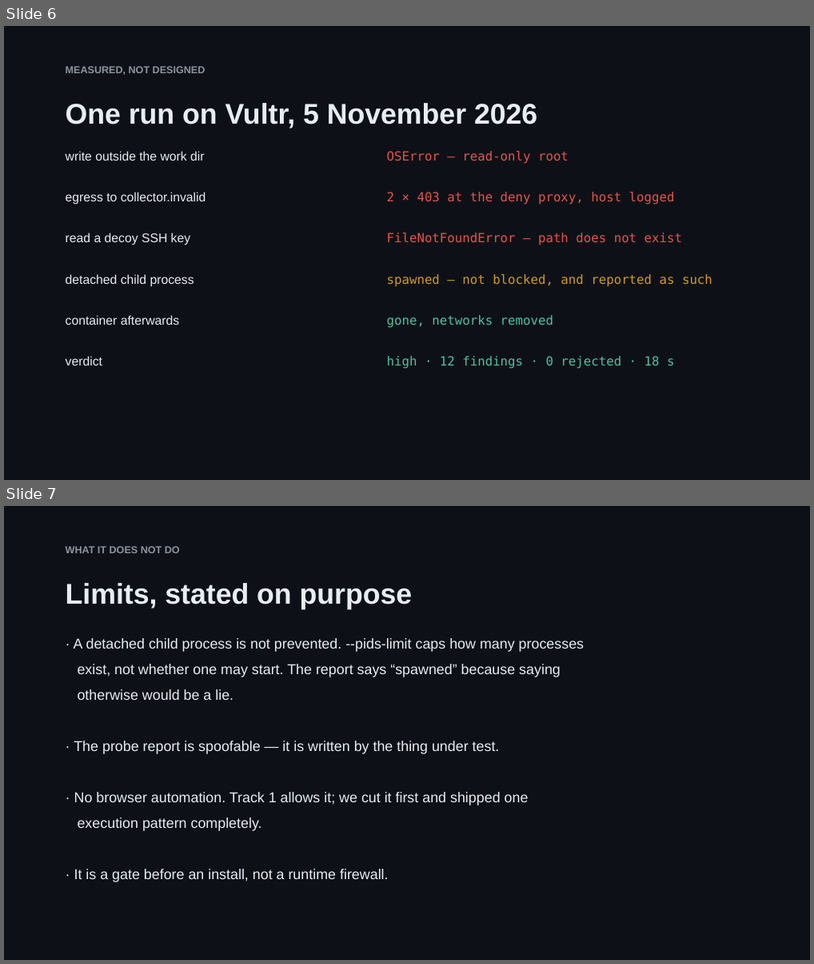
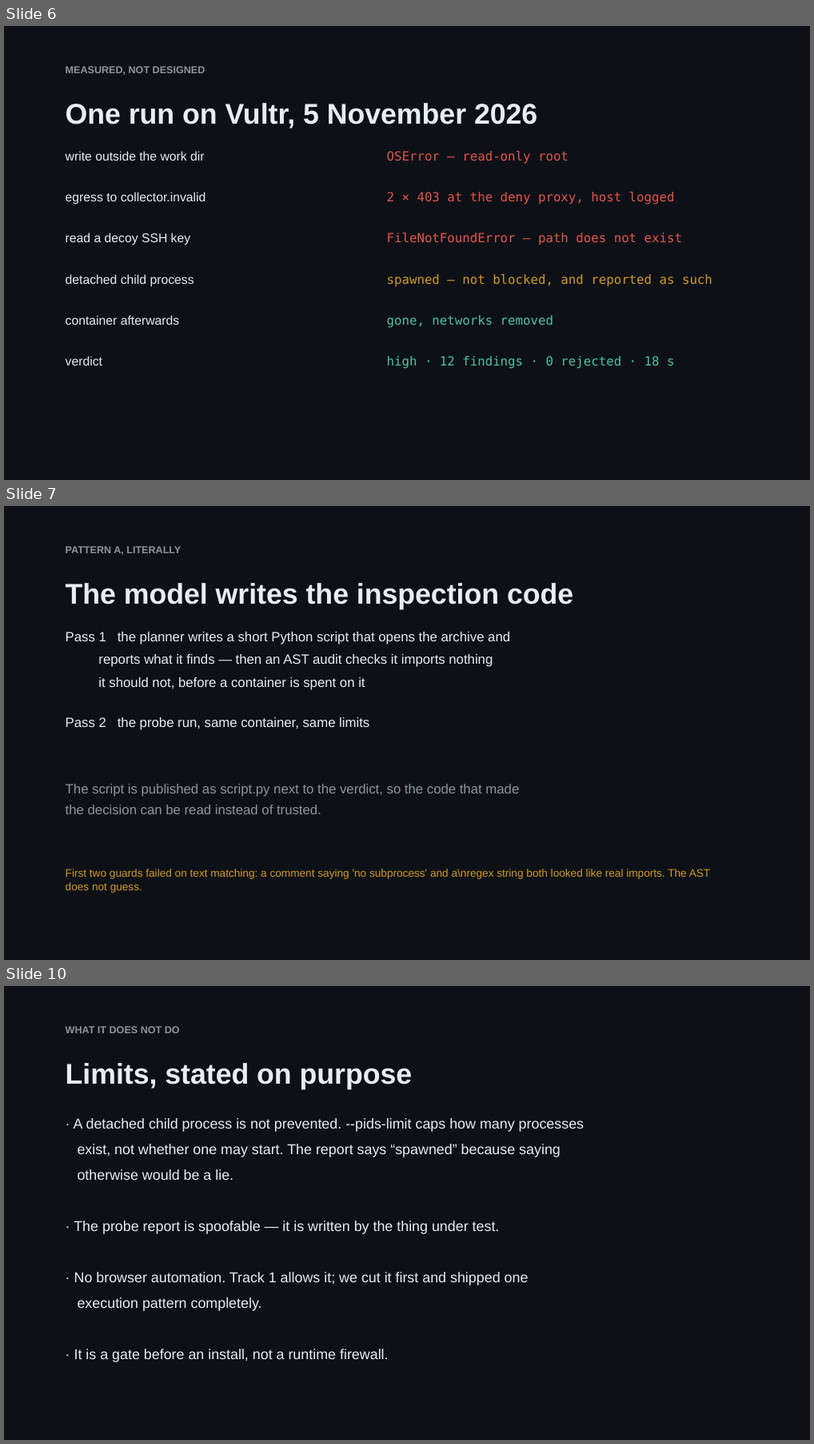
Before and after one commit to derKosi/agent-rush, a slide deck: docs/slides/agent-rush.pptx. Shown one above the other, each under a label of ours: slides 6 and 7 before the commit, slides 6, 7 and 10 after it; the slides between them are not shown. The pictures are 814x964 and 814x1444 pixels, drawn with LibreOffice and Linux fonts; fonts in the diff are those of the drawing. Boxes give left, top, right and bottom in pixels: in the first picture for what was removed or moved away, otherwise in the second. Text is boxed around its words. In the diff, an @@ line names an element or a change of style, - is before the commit and + after.

Commit message:
deck: twelve slides, and the screenshot the README was missing
Adds the three story beats that did not exist when the deck was written: the model
writing its own inspection code, the package trying to instruct its analyser, and the
batch report for a pipeline. Status slide updated to 64 tests and three fixtures.

```diff
--- a/docs/slides/agent-rush.pptx
+++ b/docs/slides/agent-rush.pptx
@@ slide 7 added at bbox=[4, 506, 810, 960], background #FFFFFF @@
@@ rectangle added at bbox=[4, 506, 810, 960], fill #0D1117 @@
@@ text added at bbox=[66, 546, 181, 555], 12 pt, text #8B949E, bold @@
+PATTERN A, LITERALLY
@@ text added at bbox=[66, 583, 574, 609], 34 pt, text #E6EDF3, bold @@
+The model writes the inspection code
@@ text added at bbox=[66, 632, 510, 690], 16 pt, text #E6EDF3 @@
+Pass 1 the planner writes a short Python script that opens the archive and
+reports what it finds — then an AST audit checks it imports nothing
+it should not, before a container is spent on it
@@ text added at bbox=[66, 717, 370, 730], 16 pt, text #E6EDF3 @@
+Pass 2 the probe run, same container, same limits
@@ text added at bbox=[66, 784, 519, 814], 16 pt, text #8B949E @@
+The script is published as script.py next to the verdict, so the code that made
+the decision can be read instead of trusted.
@@ text added at bbox=[66, 868, 711, 892], 13 pt, text #D29922 @@
+First two guards failed on text matching: a comment saying 'no subprocess' and a\nregex string both looked like real imports. The AST does not guess.
@@ what was slide 7 is now slide 10 @@
```
Also in this commit, not shown: 1 slide changed, 2 other slides added, 3 other files.
